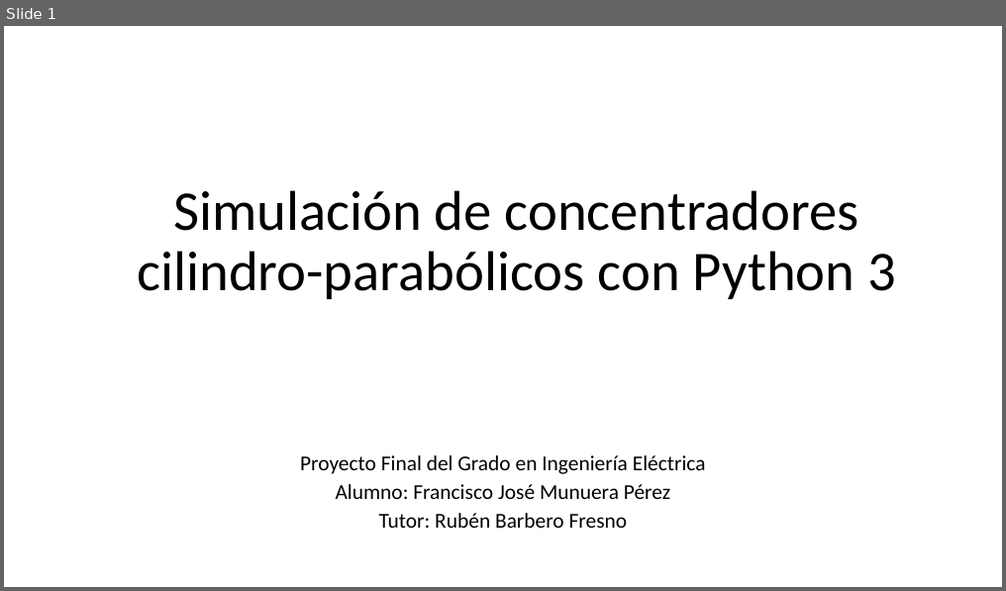
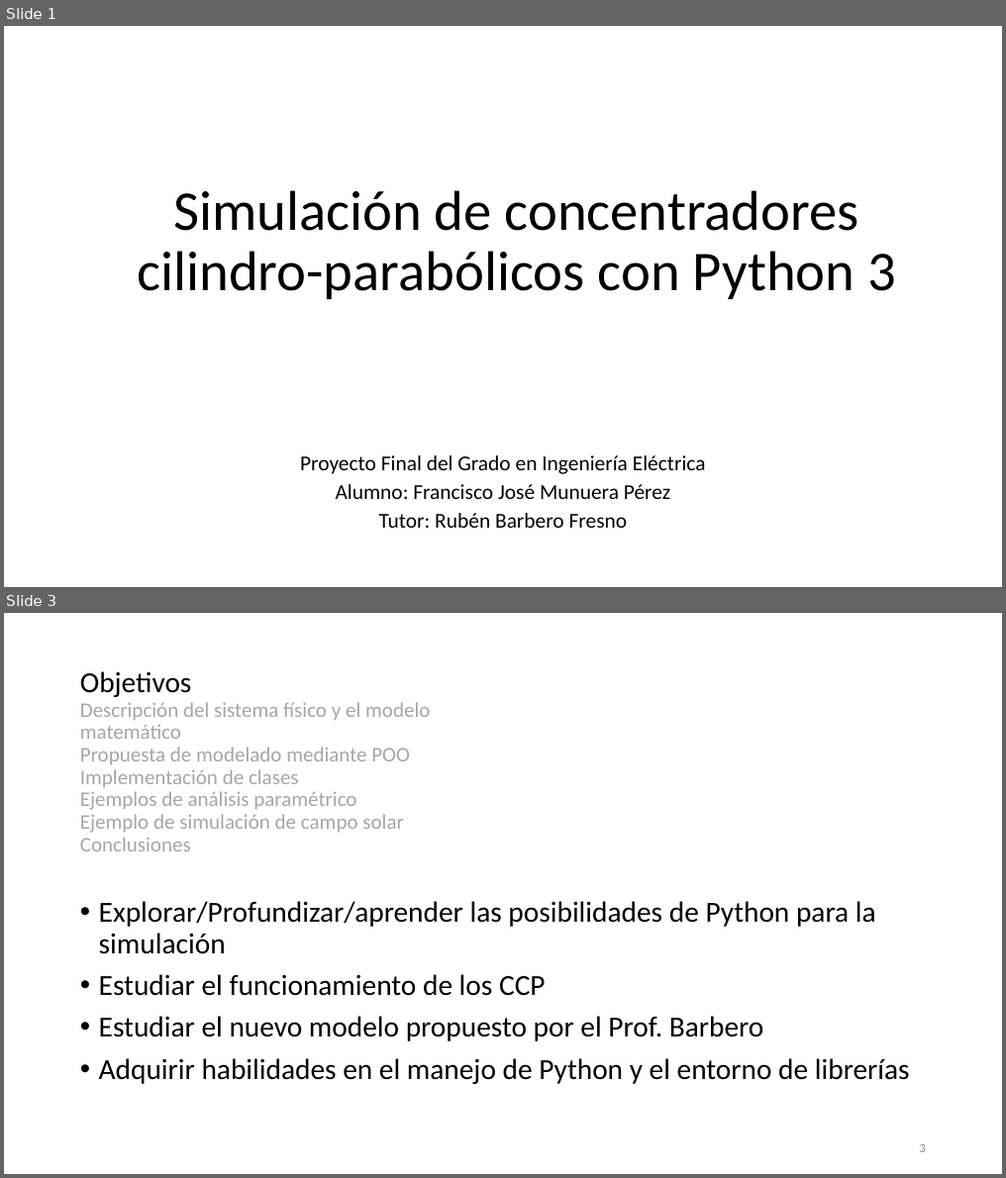
Before and after one commit to pacomunuera/csenergy-python, a slide deck: tfg/Simulación de concentradores cilindroparabólicos con Python 3.pptx. Shown one above the other, each under a label of ours: slide 1 before the commit, slides 1 and 3 after it; the slides between them are not shown. The pictures are 1006x591 and 1006x1178 pixels, drawn with LibreOffice and Linux fonts; fonts in the diff are those of the drawing. Boxes give left, top, right and bottom in pixels: in the first picture for what was removed or moved away, otherwise in the second. Text is boxed around its words. In the diff, an @@ line names an element or a change of style, - is before the commit and + after.

Commit message:
presentación

```diff
--- a/tfg/Simulación de concentradores cilindroparabólicos con Python 3.pptx
+++ b/tfg/Simulación de concentradores cilindroparabólicos con Python 3.pptx
@@ slide 3 added at (4, 613, 1002, 1174), background #FFFFFF @@
@@ title added at (80, 671, 430, 852), 20 pt, text #A6A6A6 @@
+Objetivos
+Descripción del sistema físico y el modelo matemático
+Propuesta de modelado mediante POO
+Implementación de clases
+Ejemplos de análisis paramétrico
+Ejemplo de simulación de campo solar
+Conclusiones
@@ text added at (99, 901, 910, 1084), 28 pt, text #000000 @@
+• Explorar/Profundizar/aprender las posibilidades de Python para la simulación
+• Estudiar el funcionamiento de los CCP
+• Estudiar el nuevo modelo propuesto por el Prof. Barbero
+• Adquirir habilidades en el manejo de Python y el entorno de librerías
@@ page number added at (920, 1145, 926, 1153), 12 pt, text #8C8C8C @@
+3
```
Also in this commit, not shown: 17 other slides added, 8 other files.
